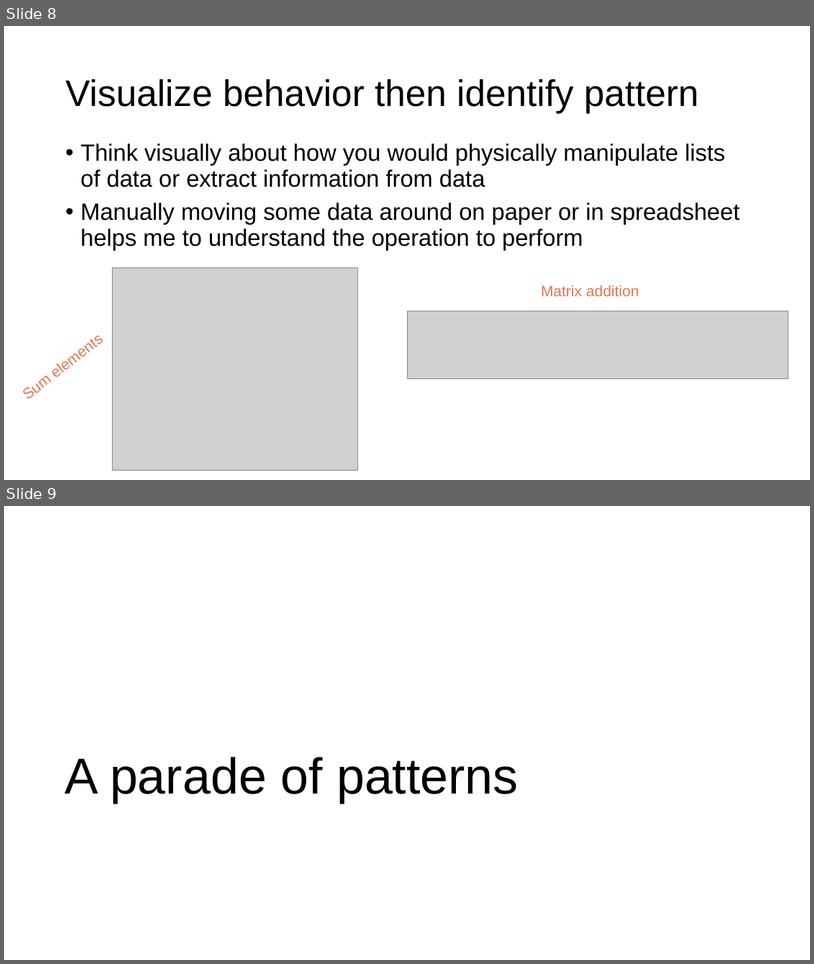
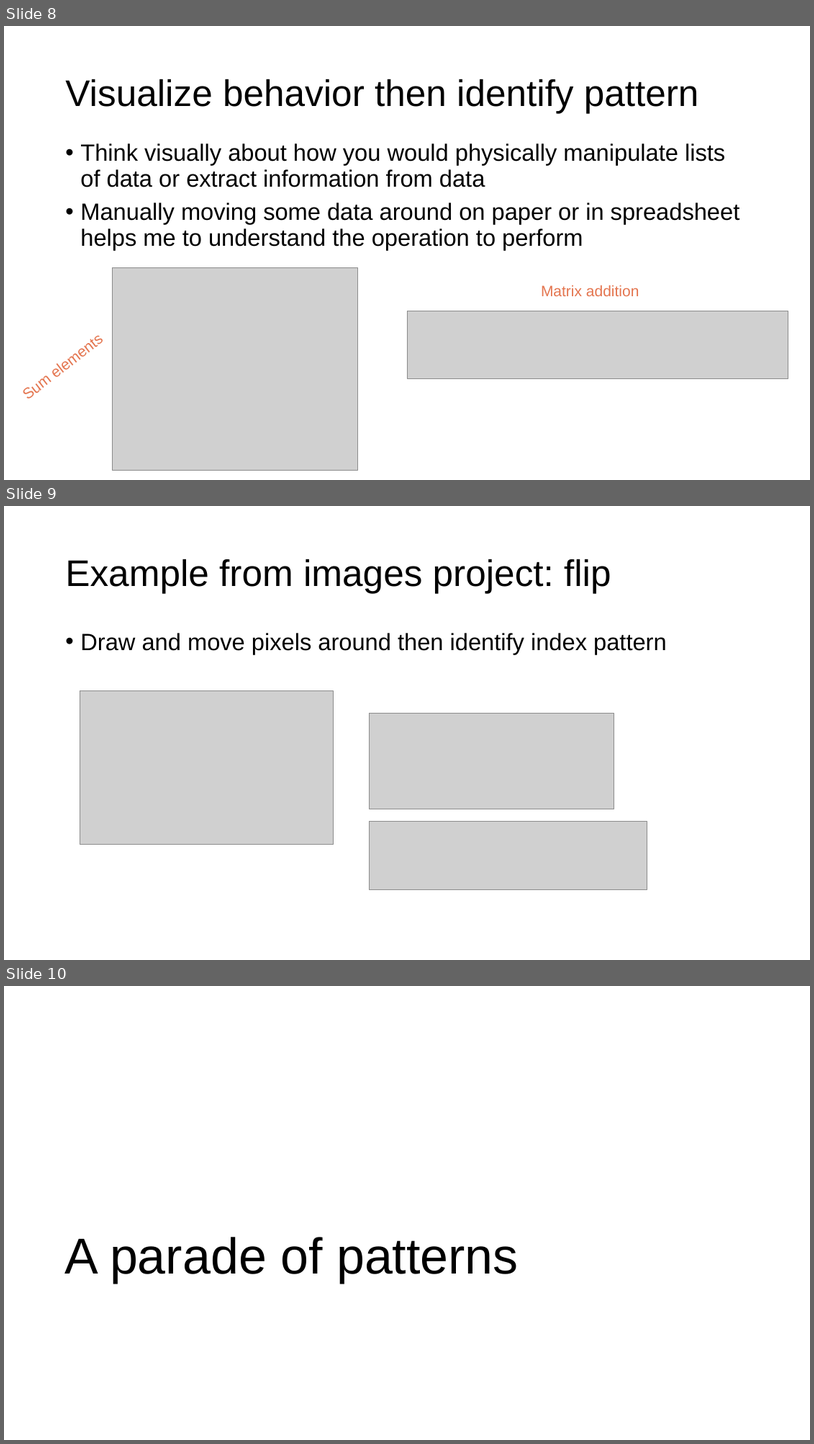
Before and after one commit to parrt/msds501, a slide deck: slides/programming-patterns.pptx. Shown one above the other, each under a label of ours: slides 8 and 9 before the commit, slides 8, 9 and 10 after it. The pictures are 814x964 and 814x1444 pixels, drawn with LibreOffice and Linux fonts; fonts in the diff are those of the drawing; grey boxes stand for pictures; background and template pictures are left out. Boxes give left, top, right and bottom in pixels: in the first picture for what was removed or moved away, otherwise in the second. Text is boxed around its words. In the diff, an @@ line names an element or a change of style, - is before the commit and + after.

```diff
--- a/slides/programming-patterns.pptx
+++ b/slides/programming-patterns.pptx
@@ slide 9 added at (x1=4, y1=506, x2=810, y2=960), background #FFFFFF @@
@@ title added at (x1=65, y1=559, x2=612, y2=593), 44 pt, text #000000 @@
+Example from images project: flip
@@ text added at (x1=80, y1=633, x2=667, y2=654), 28 pt, text #000000 @@
+• Draw and move pixels around then identify index pattern
@@ picture added at (x1=80, y1=691, x2=334, y2=844) @@
@@ picture added at (x1=369, y1=713, x2=615, y2=808) @@
@@ picture added at (x1=369, y1=821, x2=647, y2=890) @@
@@ what was slide 9 is now slide 10 @@
```
Also in this commit, not shown: 2 other files.
